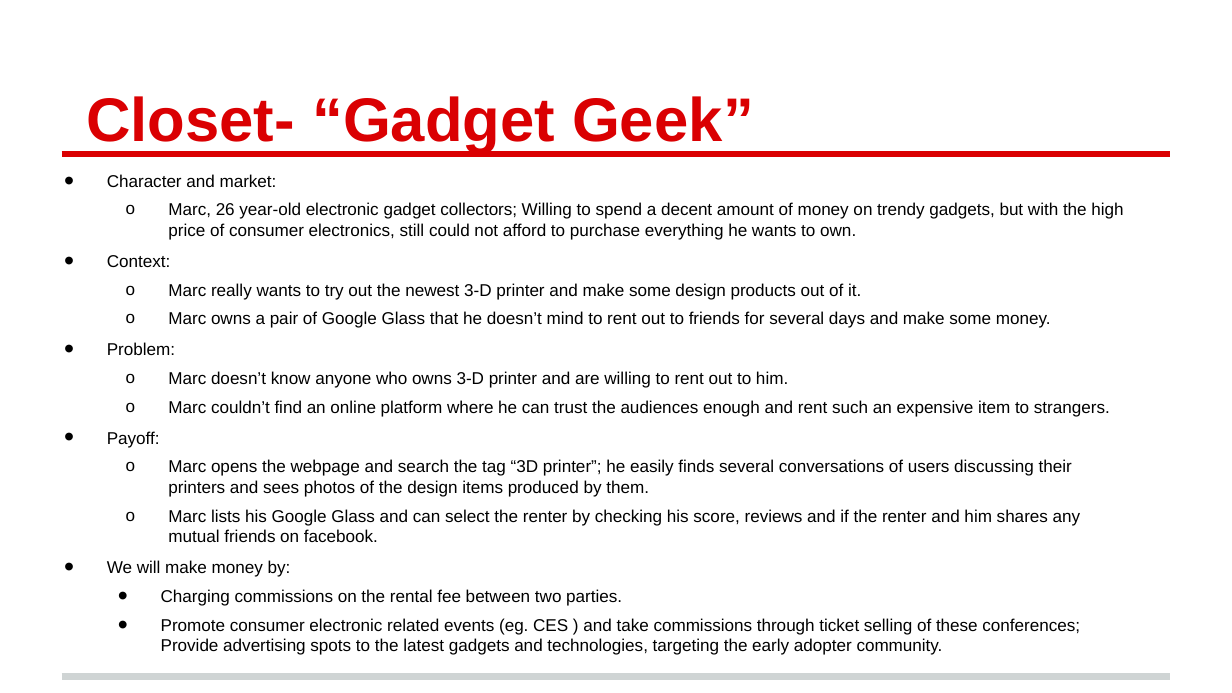
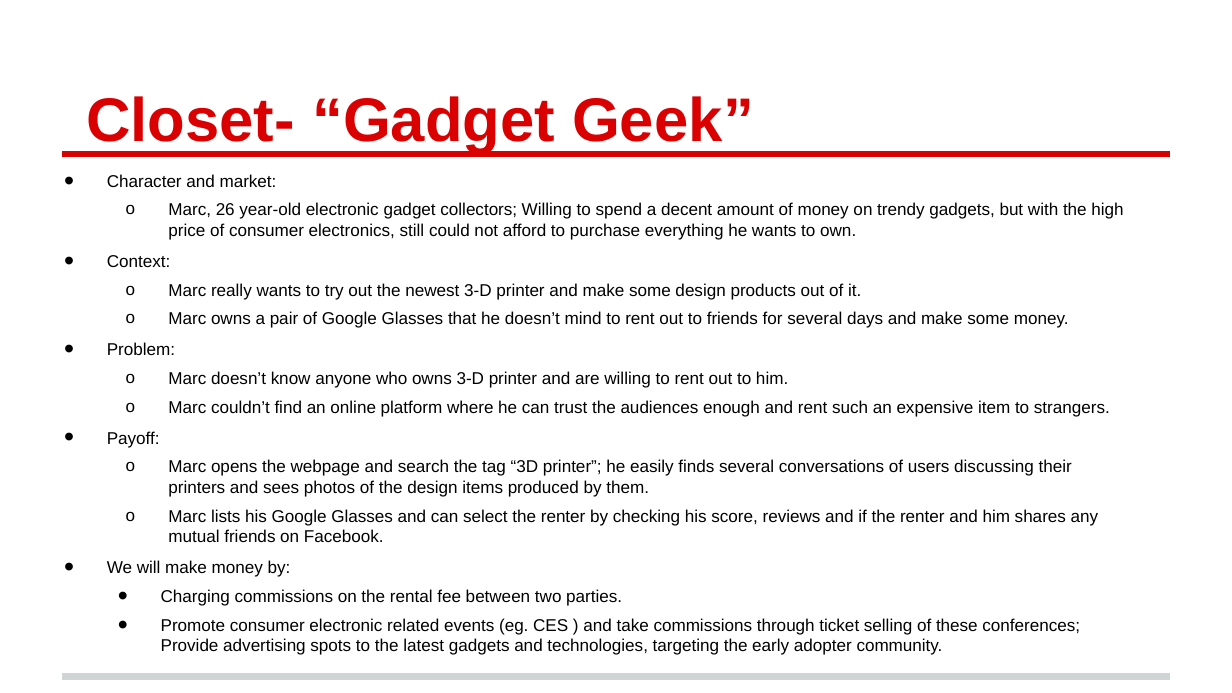
Before and after one commit to skorlir/closet, a slide deck: slide 8 of NUvention Web Scenario Assignment-Final.pptx. Drawn at 1232x693 pixels with LibreOffice and Linux fonts; fonts in the diff are those of the drawing. Boxes give left, top, right and bottom in pixels: in the first picture for what was removed or moved away, otherwise in the second. Text is boxed around its words. In the diff, an @@ line names an element or a change of style, - is before the commit and + after.

```diff
--- a/NUvention Web Scenario Assignment-Final.pptx
+++ b/NUvention Web Scenario Assignment-Final.pptx
@@ text at (168,311,1069,328): text changed @@
-  o Marc owns a pair of Google Glass that he doesn’t mind to rent out to friends for several days and make some money.
+  o Marc owns a pair of Google Glasses that he doesn’t mind to rent out to friends for several days and make some money.
@@ text at (168,509,1098,542): text changed @@
-  o Marc lists his Google Glass and can select the renter by checking his score, reviews and if the renter and him shares any mutual friends on facebook.
+  o Marc lists his Google Glasses and can select the renter by checking his score, reviews and if the renter and him shares any mutual friends on Facebook.
```
Also in this commit, not shown: 2 other slides changed.
